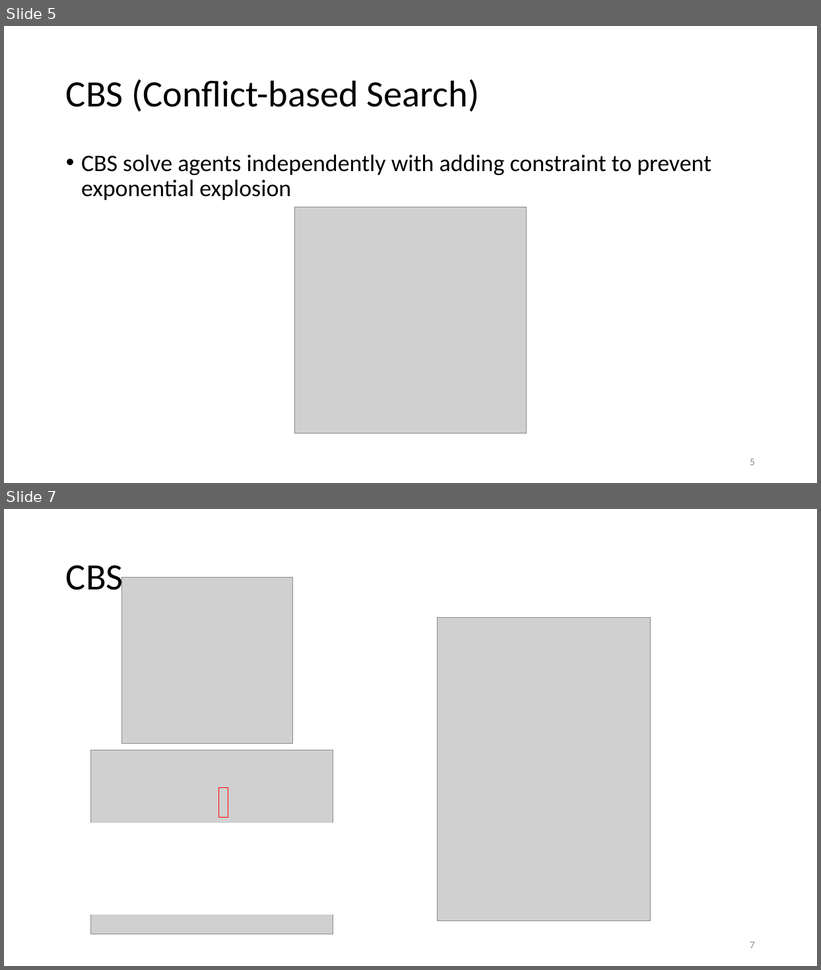
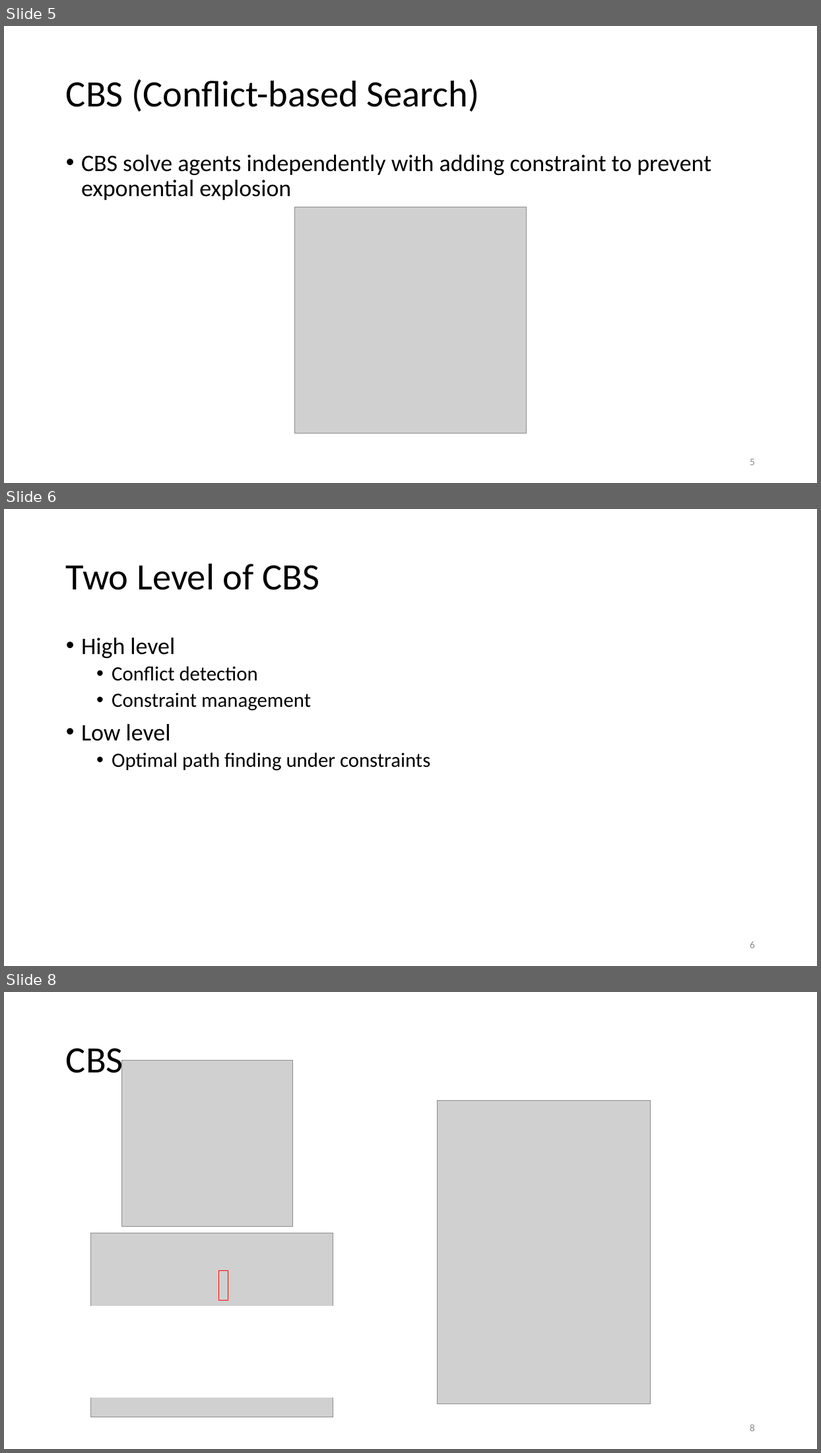
Before and after one commit to DemirDorukDilek/CBS, a slide deck: dahahilipls.pptx. Shown one above the other, each under a label of ours: slides 5 and 7 before the commit, slides 5, 6 and 8 after it; the slides between them are not shown. The pictures are 821x970 and 821x1453 pixels, drawn with LibreOffice and Linux fonts; fonts in the diff are those of the drawing; grey boxes stand for pictures. Boxes give left, top, right and bottom in pixels: in the first picture for what was removed or moved away, otherwise in the second. Text is boxed around its words. In the diff, an @@ line names an element or a change of style, - is before the commit and + after.

```diff
--- a/dahahilipls.pptx
+++ b/dahahilipls.pptx
@@ slide 6 added at bbox=[4, 509, 817, 966], background #FFFFFF @@
@@ title added at bbox=[66, 563, 319, 590], 44 pt, text #000000 @@
+Two Level of CBS
@@ text added at bbox=[81, 638, 430, 771], 24 pt, text #000000 @@
+• High level
+  • Conflict detection
+  • Constraint management
+• Low level
+  • Optimal path finding under constraints
@@ page number added at bbox=[750, 941, 755, 949], 12 pt, text #8C8C8C @@
+6
@@ what was slide 7 is now slide 8 @@
@@ page number at bbox=[750, 1424, 755, 1432]: text changed @@
-7
+8
```
Also in this commit, not shown: 3 slides changed, 1 other slide added.
